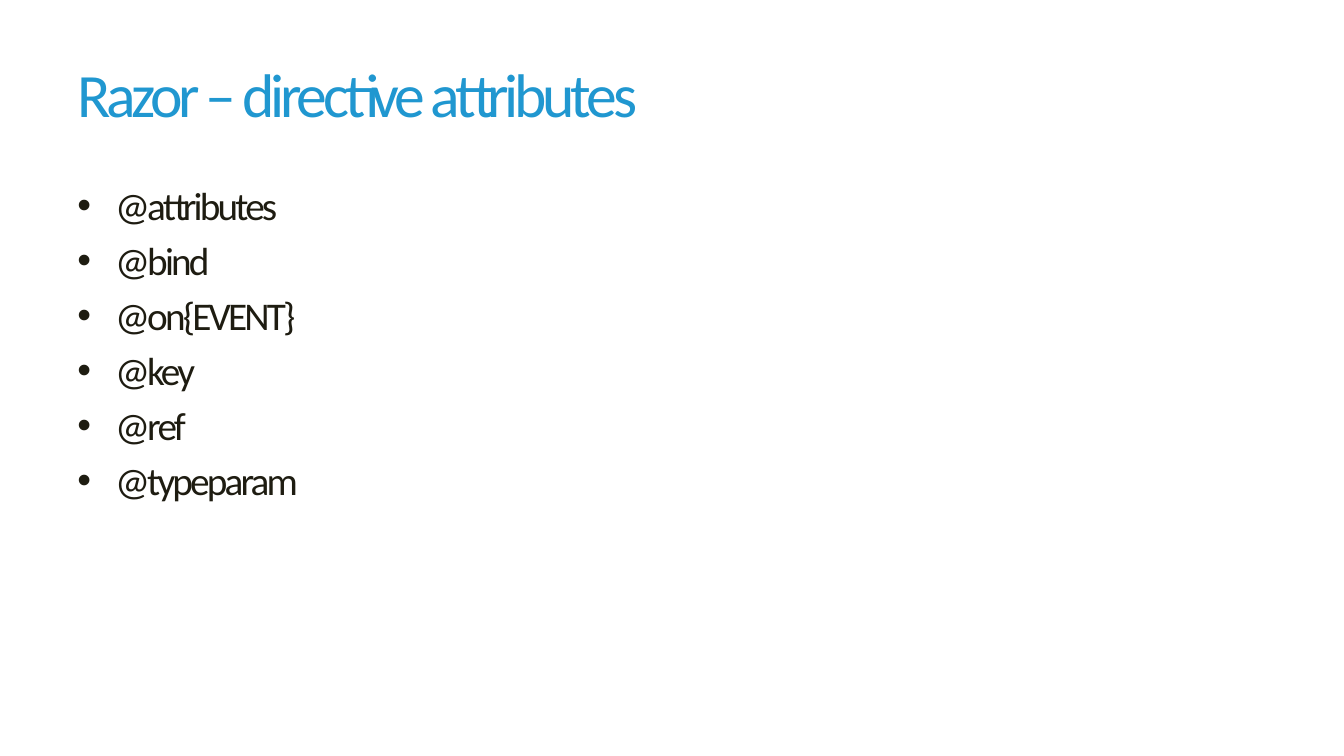
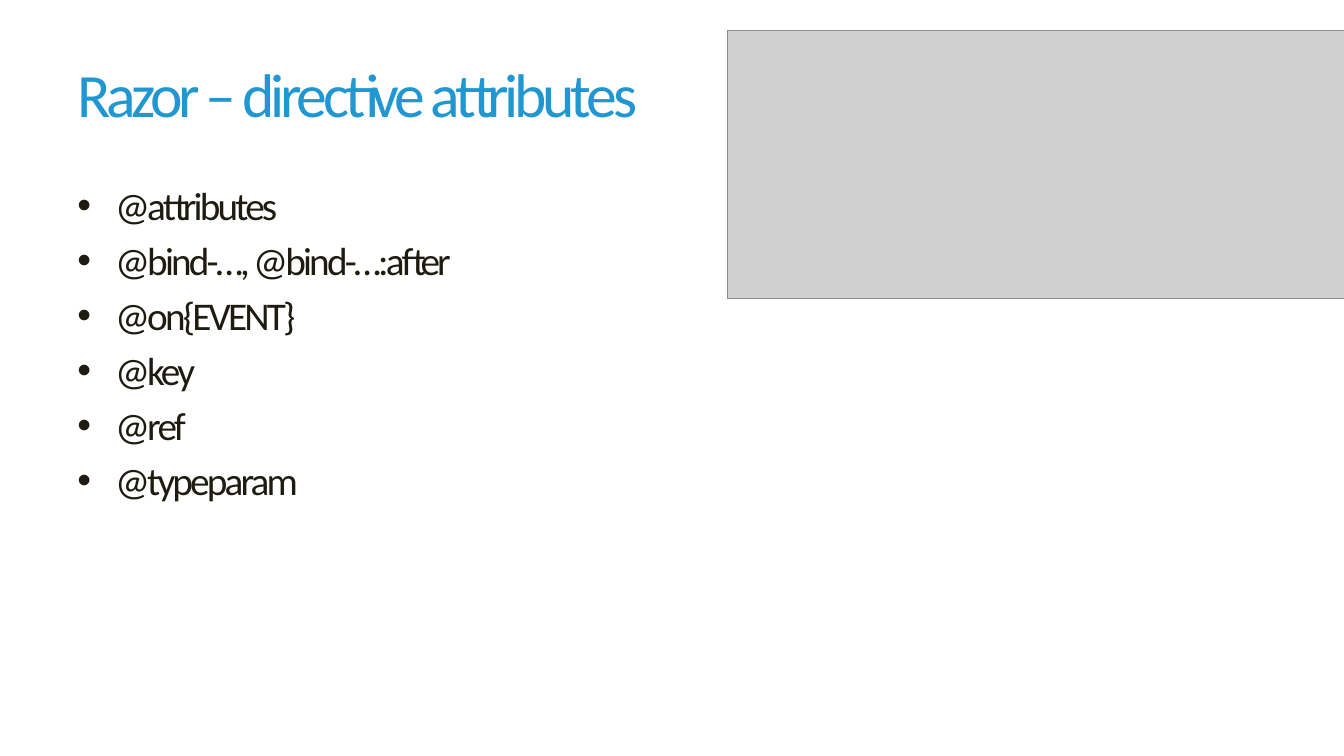
Before and after one commit to jirikanda/BlazorDemos, a slide deck: slide 8 of Presentation/02 - Blazor - Komponenty.pptx. Drawn at 1344x756 pixels with LibreOffice and Linux fonts; fonts in the diff are those of the drawing; grey boxes stand for pictures; background and template pictures are left out. Boxes give left, top, right and bottom in pixels: in the first picture for what was removed or moved away, otherwise in the second. Text is boxed around its words. In the diff, an @@ line names an element or a change of style, - is before the commit and + after.

```diff
--- a/Presentation/02 - Blazor - Komponenty.pptx
+++ b/Presentation/02 - Blazor - Komponenty.pptx
@@ picture added at [728,31,1344,299] @@
@@ text at [115,247,451,280]: text changed @@
-• @bind
+• @bind-…, @bind-…:after
```
Also in this commit, not shown: 6 other slides changed, 3 slides added, 6 other files.
